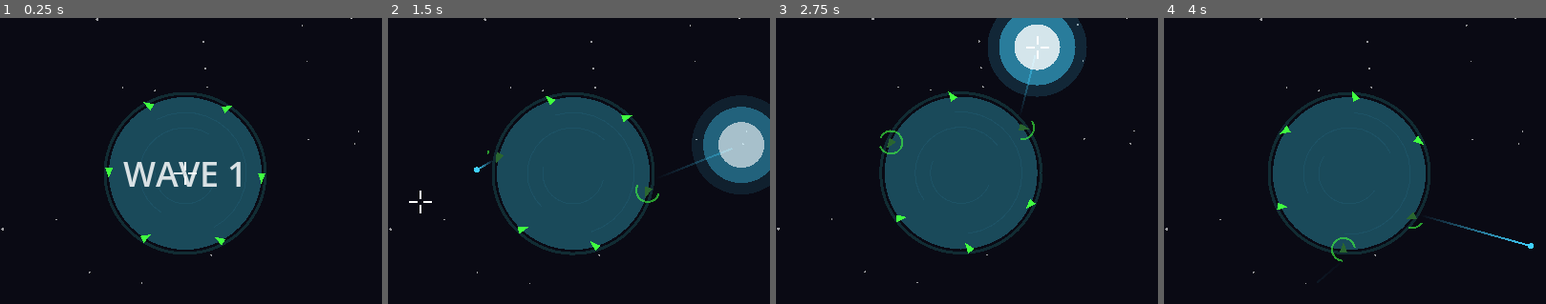
Above: before the commit, frames 1-4 (left to right).
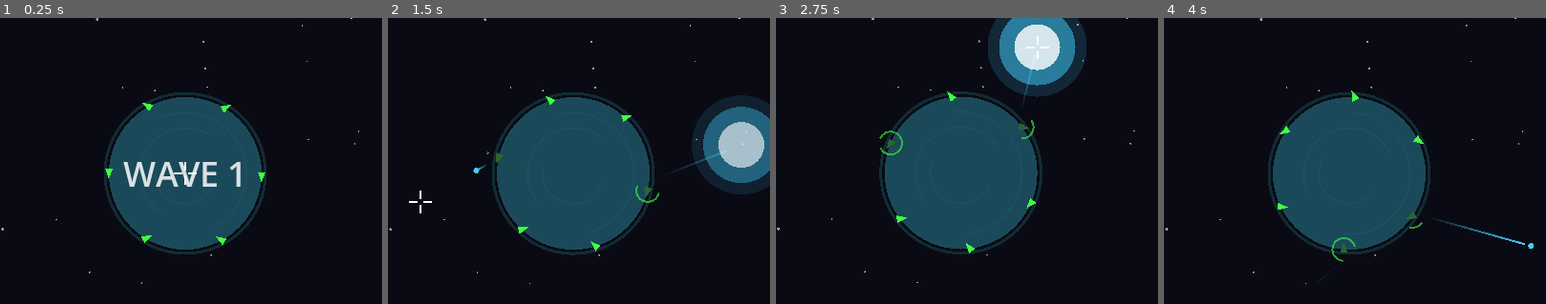
Above: after the commit, the same moments.

Repository: jtreguer/gamer_one
Game: Godot game, scene res://scenes/main.tscn
The game is run twice, just before and just after one commit, with the same random seed, the same clock (stepped at 60 frames per second) and the same inputs.
Inputs (mouse positions are % of the whole screen's width and height, from its top left):
- Up to frame 1 (0.25 s): no input
- Up to frame 2 (1.5 s): move the mouse to (72, 45) at 0.52 s; click (72, 45) at 0.67 s; move the mouse to (30, 55) at 1.27 s; click (30, 55) at 1.42 s
- Up to frame 3 (2.75 s): move the mouse to (60, 28) at 2.02 s; click (60, 28) at 2.17 s
- Up to frame 4 (4 s): move the mouse to (45, 70) at 2.77 s; click (45, 70) at 2.92 s; move the mouse to (80, 65) at 3.52 s; click (80, 65) at 3.67 s
The pictures show only the part of the screen within x 26-76%, y 23-73%; the shares and areas given below are measured in that part.

The runs differ from the first frame. In frame 1, 0.1% of the frame differs, in the area x 27-70%, y 29-80%; in frame 2, less than 0.1%; in frame 3, 0.2%, in the area x 27-68%, y 18-83%; in frame 4, 0.1%.

Commit message:
Optimize game loop: eliminate per-frame allocations, cache node refs, throttle redraws
- Blast hit detection: iterate by index instead of get_children() alloc, remove has_method() reflection, cache radius_sq
- Replace fragile get_parent().get_parent().emit_signal() with proper multi_kill_detected signal on blast
- Crosshair/planet/background/reload: only queue_redraw() when visual state actually changes or at throttled intervals
- Replace all $Path lookups with cached @onready refs in missile setup() and _process()
- Background: Dictionary for O(1) twinkle lookup instead of PackedInt32Array.has() linear scan
- Silo manager: cache parent ref, add rotation threshold to skip trig recalculation
- Trail points: time-based accumulator instead of frame-count modulo for frame-rate independence
- Cache viewport size, use reservoir sampling for random silo selection (zero-alloc)

Co-Authored-By: Claude Opus 4.6 <noreply@anthropic.com>

Diff:
--- a/scripts/game/background.gd
+++ b/scripts/game/background.gd
@@ -8,14 +8,18 @@
 
 var _star_positions: PackedVector2Array = PackedVector2Array()
 var _star_sizes: PackedFloat32Array = PackedFloat32Array()
-var _twinkle_indices: PackedInt32Array = PackedInt32Array()
+var _twinkle_set: Dictionary = {}  # int -> bool for O(1) lookup
 var _twinkle_phase: float = 0.0
+var _redraw_accumulator: float = 0.0
+var _viewport_size: Vector2 = Vector2.ZERO
+
+const BACKGROUND_REDRAW_INTERVAL: float = 0.05  # 20fps is enough for twinkle
 
 
 func _ready() -> void:
-	var vp_size: Vector2 = get_viewport_rect().size
+	_viewport_size = get_viewport_rect().size
 	for i in star_count:
-		_star_positions.append(Vector2(randf() * vp_size.x, randf() * vp_size.y))
+		_star_positions.append(Vector2(randf() * _viewport_size.x, randf() * _viewport_size.y))
 		_star_sizes.append(randf_range(0.5, 1.5))
 
 	# Pick some stars to twinkle
@@ -24,24 +28,27 @@
 		indices.append(i)
 	indices.shuffle()
 	for i in mini(twinkle_count, star_count):
-		_twinkle_indices.append(indices[i])
+		_twinkle_set[indices[i]] = true
 
 	queue_redraw()
 
 
 func _process(delta: float) -> void:
 	_twinkle_phase += twinkle_speed * delta
-	queue_redraw()
+	_redraw_accumulator += delta
+	if _redraw_accumulator >= BACKGROUND_REDRAW_INTERVAL:
+		_redraw_accumulator = 0.0
+		queue_redraw()
 
 
 func _draw() -> void:
 	# Background fill
-	draw_rect(Rect2(Vector2.ZERO, get_viewport_rect().size), background_color)
+	draw_rect(Rect2(Vector2.ZERO, _viewport_size), background_color)
 
 	# Stars
 	for i in _star_positions.size():
 		var alpha: float = 0.6
-		if _twinkle_indices.has(i):
+		if _twinkle_set.has(i):
 			alpha = 0.3 + 0.7 * absf(sin(_twinkle_phase + float(i)))
 		var color := star_color
 		color.a = alpha
--- a/scripts/game/blast.gd
+++ b/scripts/game/blast.gd
@@ -1,6 +1,7 @@
 extends Node2D
 
 signal blast_enemy_caught(enemy: Node2D, blast_position: Vector2)
+signal multi_kill_detected(count: int, pos: Vector2)
 
 enum BlastPhase {
 	EXPANDING,
@@ -20,6 +21,7 @@
 var _caught_enemies: Dictionary = {}  # Track which enemies this blast already caught
 var _kill_count: int = 0
 var _enemies_container: Node2D = null
+var _cached_radius_sq: float = 0.0
 
 @onready var blast_visual: Node2D = $BlastVisual
 
@@ -40,8 +42,10 @@
 		BlastPhase.EXPANDING:
 			current_radius = max_radius * (_elapsed / expand_time)
 			current_alpha = 1.0
+			_cached_radius_sq = current_radius * current_radius
 			if _elapsed >= expand_time:
 				current_radius = max_radius
+				_cached_radius_sq = max_radius * max_radius
 				_elapsed = 0.0
 				phase = BlastPhase.HOLDING
 		BlastPhase.HOLDING:
@@ -50,9 +54,8 @@
 			if _elapsed >= hold_time:
 				_elapsed = 0.0
 				phase = BlastPhase.FADING
-				# Check for multi-kill
 				if _kill_count >= 3:
-					get_parent().get_parent().emit_signal("multi_kill", _kill_count, global_position)
+					multi_kill_detected.emit(_kill_count, global_position)
 		BlastPhase.FADING:
 			current_radius = max_radius
 			current_alpha = 1.0 - (_elapsed / fade_time)
@@ -68,14 +71,17 @@
 
 
 func _check_enemy_hits() -> void:
-	var radius_sq: float = current_radius * current_radius
-	for enemy in _enemies_container.get_children():
-		if not enemy.has_method("is_alive") or not enemy.is_alive():
+	var count: int = _enemies_container.get_child_count()
+	for i in count:
+		var enemy: Node2D = _enemies_container.get_child(i) as Node2D
+		if enemy == null:
+			continue
+		if not enemy.is_alive():
 			continue
 		if _caught_enemies.has(enemy.get_instance_id()):
 			continue
 		var dist_sq: float = global_position.distance_squared_to(enemy.global_position)
-		if dist_sq <= radius_sq:
+		if dist_sq <= _cached_radius_sq:
 			_caught_enemies[enemy.get_instance_id()] = true
 			_kill_count += 1
 			enemy.destroy()
--- a/scripts/game/blast_visual.gd
+++ b/scripts/game/blast_visual.gd
@@ -1,10 +1,11 @@
 extends Node2D
+
+@onready var _blast: Node2D = get_parent()
 
 
 func _draw() -> void:
-	var blast: Node2D = get_parent()
-	var radius: float = blast.current_radius
-	var alpha: float = blast.current_alpha
+	var radius: float = _blast.current_radius
+	var alpha: float = _blast.current_alpha
 
 	if radius <= 0.0:
 		return
--- a/scripts/game/crosshair.gd
+++ b/scripts/game/crosshair.gd
@@ -25,11 +25,12 @@
 		_flash_timer -= delta
 		if _flash_timer <= 0.0:
 			_flash_timer = 0.0
-	queue_redraw()
+			queue_redraw()
 
 
 func flash_reject() -> void:
 	_flash_timer = reject_flash_duration
+	queue_redraw()
 
 
 func _draw() -> void:
--- a/scripts/game/enemy_missile.gd
+++ b/scripts/game/enemy_missile.gd
@@ -16,7 +16,7 @@
 var planet_radius: float = 80.0
 var _direction: Vector2 = Vector2.ZERO
 var _is_alive: bool = true
-var _frame_count: int = 0
+var _trail_timer: float = 0.0
 
 @onready var trail: Line2D = $Trail
 @onready var head: Node2D = $Head
@@ -32,18 +32,18 @@
 	planet_radius = p_radius
 	_direction = from.direction_to(to)
 	# Configure trail — top_level so it stays in world space
-	$Trail.top_level = true
-	$Trail.global_position = Vector2.ZERO
-	$Trail.clear_points()
-	$Trail.width = trail_width
+	trail.top_level = true
+	trail.global_position = Vector2.ZERO
+	trail.clear_points()
+	trail.width = trail_width
 	var gradient := Gradient.new()
 	gradient.set_color(0, Color(trail_color.r, trail_color.g, trail_color.b, 0.0))
 	gradient.set_color(1, Color(trail_color.r, trail_color.g, trail_color.b, 1.0))
-	$Trail.gradient = gradient
+	trail.gradient = gradient
 	# Configure head
-	$Head.head_color = head_color
-	$Head.head_radius = head_radius
-	$Head.queue_redraw()
+	head.head_color = head_color
+	head.head_radius = head_radius
+	head.queue_redraw()
 
 
 func _process(delta: float) -> void:
@@ -53,9 +53,10 @@
 	# Move toward target
 	global_position += _direction * speed * delta
 
-	# Add trail point (every 3rd frame for performance)
-	_frame_count += 1
-	if _frame_count % 3 == 0:
+	# Add trail point (time-based for frame-rate independence)
+	_trail_timer += delta
+	if _trail_timer >= 0.05:
+		_trail_timer -= 0.05
 		trail.add_point(trail.to_local(global_position))
 		if trail.get_point_count() > TRAIL_POINT_CAP:
 			trail.remove_point(0)
--- a/scripts/game/interceptor.gd
+++ b/scripts/game/interceptor.gd
@@ -6,12 +6,14 @@
 var speed: float = 400.0
 var _direction: Vector2 = Vector2.ZERO
 var _arrived: bool = false
+var _trail_timer: float = 0.0
 
 @onready var trail: Line2D = $Trail
 @onready var head: Node2D = $Head
 
 const TRAIL_POINT_CAP := 200
 const ARRIVAL_THRESHOLD := 5.0
+const TRAIL_INTERVAL: float = 0.03  # Slightly faster than enemies since interceptors move quicker
 
 
 func setup(from: Vector2, to: Vector2, interceptor_speed: float) -> void:
@@ -20,14 +22,14 @@
 	speed = interceptor_speed
 	_direction = from.direction_to(to)
 	# Configure trail — top_level so it stays in world space
-	$Trail.top_level = true
-	$Trail.global_position = Vector2.ZERO
-	$Trail.clear_points()
-	$Trail.width = 2.0
+	trail.top_level = true
+	trail.global_position = Vector2.ZERO
+	trail.clear_points()
+	trail.width = 2.0
 	var gradient := Gradient.new()
 	gradient.set_color(0, Color(0.251, 0.816, 1.0, 0.0))
 	gradient.set_color(1, Color(0.251, 0.816, 1.0, 1.0))
-	$Trail.gradient = gradient
+	trail.gradient = gradient
 
 
 func _process(delta: float) -> void:
@@ -45,10 +47,13 @@
 
 	global_position += _direction * step
 
-	# Add trail point
-	trail.add_point(trail.to_local(global_position))
-	if trail.get_point_count() > TRAIL_POINT_CAP:
-		trail.remove_point(0)
+	# Add trail point (time-based for frame-rate independence)
+	_trail_timer += delta
+	if _trail_timer >= TRAIL_INTERVAL:
+		_trail_timer -= TRAIL_INTERVAL
+		trail.add_point(trail.to_local(global_position))
+		if trail.get_point_count() > TRAIL_POINT_CAP:
+			trail.remove_point(0)
 
 
 func _arrive() -> void:
--- a/scripts/game/main.gd
+++ b/scripts/game/main.gd
@@ -1,7 +1,6 @@
 extends Node2D
 
 signal click_rejected(reason: String)
-signal multi_kill(count: int, pos: Vector2)
 
 @onready var planet: Node2D = $GameWorld/Planet
 @onready var crosshair: Sprite2D = $Crosshair
@@ -28,11 +27,12 @@
 var _spawn_timer: float = 0.0
 var _wave_start_timer: float = 0.0
 var _waiting_wave_start: bool = false
+var _viewport_size: Vector2 = Vector2.ZERO
 
 
 func _ready() -> void:
+	_viewport_size = get_viewport_rect().size
 	click_rejected.connect(_on_click_rejected)
-	multi_kill.connect(_on_multi_kill)
 
 	# Connect silo manager signals
 	planet.silo_manager.silo_destroyed.connect(_on_silo_destroyed)
@@ -116,6 +116,7 @@
 	blasts_container.add_child(blast)
 	blast.setup(pos, GameManager.get_effective_blast_radius(), enemies_container)
 	blast.blast_enemy_caught.connect(_on_blast_enemy_caught)
+	blast.multi_kill_detected.connect(_on_multi_kill)
 
 
 func _on_blast_enemy_caught(_enemy: Node2D, _blast_position: Vector2) -> void:
@@ -128,7 +129,7 @@
 	var wave_data: WaveData = GameManager.current_wave_data
 	var p_center: Vector2 = planet.global_position
 	var p_radius: float = planet.planet_radius
-	var vp_size: Vector2 = get_viewport_rect().size
+	var vp_size: Vector2 = _viewport_size
 
 	# Determine target on planet circumference
 	var target_pos: Vector2 = _pick_target(is_silo_targeted, p_center, p_radius)
@@ -197,13 +198,14 @@
 
 
 func _get_random_active_silo() -> Node2D:
-	var active: Array[Node2D] = []
+	var selected: Node2D = null
+	var count: int = 0
 	for silo in planet.silo_manager.silos:
 		if silo.state != Silo.SiloState.DESTROYED:
-			active.append(silo)
-	if active.is_empty():
-		return null
-	return active[randi() % active.size()]
+			count += 1
+			if randi() % count == 0:
+				selected = silo
+	return selected
 
 
 func _on_enemy_impacted(impact_pos: Vector2) -> void:
--- a/scripts/game/mirv_missile.gd
+++ b/scripts/game/mirv_missile.gd
@@ -18,7 +18,7 @@
 var _direction: Vector2 = Vector2.ZERO
 var _is_alive: bool = true
 var _has_split: bool = false
-var _frame_count: int = 0
+var _trail_timer: float = 0.0
 var _pulse_phase: float = 0.0
 
 @onready var trail: Line2D = $Trail
@@ -42,18 +42,18 @@
 	warhead_count = num_warheads
 	_direction = from.direction_to(to)
 	# Configure trail — top_level so it stays in world space
-	$Trail.top_level = true
-	$Trail.global_position = Vector2.ZERO
-	$Trail.clear_points()
-	$Trail.width = trail_width
+	trail.top_level = true
+	trail.global_position = Vector2.ZERO
+	trail.clear_points()
+	trail.width = trail_width
 	var gradient := Gradient.new()
 	gradient.set_color(0, Color(trail_color.r, trail_color.g, trail_color.b, 0.0))
 	gradient.set_color(1, Color(trail_color.r, trail_color.g, trail_color.b, 1.0))
-	$Trail.gradient = gradient
+	trail.gradient = gradient
 	# Configure head (larger, pulsing)
-	$Head.head_color = head_color
-	$Head.head_radius = head_radius
-	$Head.queue_redraw()
+	head.head_color = head_color
+	head.head_radius = head_radius
+	head.queue_redraw()
 
 
 func _process(delta: float) -> void:
@@ -63,15 +63,16 @@
 	# Pulsing glow effect
 	_pulse_phase += PULSE_SPEED * delta
 	var pulse_scale: float = 1.0 + 0.3 * sin(_pulse_phase)
-	$Head.head_radius = head_radius * pulse_scale
-	$Head.queue_redraw()
+	head.head_radius = head_radius * pulse_scale
+	head.queue_redraw()
 
 	# Move toward target
 	global_position += _direction * speed * delta
 
-	# Add trail point (every 3rd frame for performance)
-	_frame_count += 1
-	if _frame_count % 3 == 0:
+	# Add trail point (time-based for frame-rate independence)
+	_trail_timer += delta
+	if _trail_timer >= 0.05:
+		_trail_timer -= 0.05
 		trail.add_point(trail.to_local(global_position))
 		if trail.get_point_count() > TRAIL_POINT_CAP:
 			trail.remove_point(0)
@@ -90,7 +91,7 @@
 	if not _is_alive:
 		return
 	_is_alive = false
-	$Head.visible = false
+	head.visible = false
 	# Pre-split kill — bonus points
 	enemy_destroyed.emit(global_position, false, true)
 	# Fade trail then free
@@ -102,7 +103,7 @@
 func _split() -> void:
 	_has_split = true
 	_is_alive = false
-	$Head.visible = false
+	head.visible = false
 
 	# Generate spread warhead targets on the circumference
 	var targets: Array[Vector2] = _generate_warhead_targets()
--- a/scripts/game/planet.gd
+++ b/scripts/game/planet.gd
@@ -4,6 +4,9 @@
 @export var rotation_speed: float = 0.15
 
 var current_rotation: float = 0.0
+var _last_drawn_rotation: float = -1.0
+
+const REDRAW_THRESHOLD: float = 0.02
 
 @onready var planet_body: Node2D = $PlanetBody
 @onready var silo_manager: Node2D = $Silos
@@ -13,7 +16,9 @@
 	current_rotation += rotation_speed * delta
 	if current_rotation > TAU:
 		current_rotation -= TAU
-	planet_body.queue_redraw()
+	if absf(current_rotation - _last_drawn_rotation) >= REDRAW_THRESHOLD:
+		_last_drawn_rotation = current_rotation
+		planet_body.queue_redraw()
 
 
 func is_point_inside(point: Vector2) -> bool:
--- a/scripts/game/reload_indicator.gd
+++ b/scripts/game/reload_indicator.gd
@@ -2,19 +2,27 @@
 
 const INDICATOR_RADIUS := 12.0
 const INDICATOR_WIDTH := 2.0
+const REDRAW_INTERVAL: float = 0.05  # 20fps for reload arc
 
-func _process(_delta: float) -> void:
-	var silo: Node2D = get_parent()
-	if silo.state == silo.SiloState.RELOADING:
-		queue_redraw()
+var _redraw_accumulator: float = 0.0
+
+@onready var _silo: Node2D = get_parent()
+
+func _process(delta: float) -> void:
+	if _silo.state == _silo.SiloState.RELOADING:
+		_redraw_accumulator += delta
+		if _redraw_accumulator >= REDRAW_INTERVAL:
+			_redraw_accumulator = 0.0
+			queue_redraw()
+	else:
+		_redraw_accumulator = 0.0
 
 
 func _draw() -> void:
-	var silo: Node2D = get_parent()
-	if silo.state != silo.SiloState.RELOADING:
+	if _silo.state != _silo.SiloState.RELOADING:
 		return
 
-	var progress: float = silo.get_reload_progress()
+	var progress: float = _silo.get_reload_progress()
 	var arc_angle: float = progress * TAU
 	var color := Color(0.251, 1.0, 0.251)
 	color.a = 0.6
--- a/scripts/game/silo_manager.gd
+++ b/scripts/game/silo_manager.gd
@@ -8,8 +8,12 @@
 @export var silo_hit_tolerance: float = 15.0
 
 var silos: Array[Node2D] = []
+var _last_applied_rotation: float = -1.0
 
 const SiloScene := preload("res://scenes/game/silo.tscn")
+const ROTATION_THRESHOLD: float = 0.02
+
+@onready var _planet: Node2D = get_parent()
 
 
 func _ready() -> void:
@@ -28,13 +32,15 @@
 
 
 func _process(_delta: float) -> void:
-	_update_silo_positions()
+	var rot: float = _planet.current_rotation
+	if absf(rot - _last_applied_rotation) >= ROTATION_THRESHOLD:
+		_last_applied_rotation = rot
+		_update_silo_positions()
 
 
 func _update_silo_positions() -> void:
-	var planet: Node2D = get_parent()
-	var radius: float = planet.planet_radius
-	var rot: float = planet.current_rotation
+	var radius: float = _planet.planet_radius
+	var rot: float = _planet.current_rotation
 
 	for silo in silos:
 		var angle: float = silo.base_angle + rot
--- a/scripts/game/silo_sprite.gd
+++ b/scripts/game/silo_sprite.gd
@@ -2,24 +2,25 @@
 
 const SILO_SIZE := 8.0
 
+@onready var _silo: Node2D = get_parent()
+
 func _draw() -> void:
-	var silo: Node2D = get_parent()
 	var color: Color
 
-	match silo.state:
-		silo.SiloState.READY:
+	match _silo.state:
+		_silo.SiloState.READY:
 			color = Color(0.251, 1.0, 0.251)
-		silo.SiloState.RELOADING:
+		_silo.SiloState.RELOADING:
 			color = Color(0.165, 0.400, 0.188)
-		silo.SiloState.DESTROYED:
+		_silo.SiloState.DESTROYED:
 			color = Color(0.290, 0.102, 0.039)
 
-	if silo.state == silo.SiloState.DESTROYED:
+	if _silo.state == _silo.SiloState.DESTROYED:
 		# Draw a small crater
 		draw_circle(Vector2.ZERO, SILO_SIZE * 0.6, color)
 	else:
 		# Draw a triangle pointing radially outward
-		var dir := Vector2.UP.rotated(silo.rotation)
+		var dir := Vector2.UP.rotated(_silo.rotation)
 		var perp := dir.rotated(PI / 2.0)
 		var tip := dir * SILO_SIZE
 		var base_l := -dir * SILO_SIZE * 0.4 + perp * SILO_SIZE * 0.5
